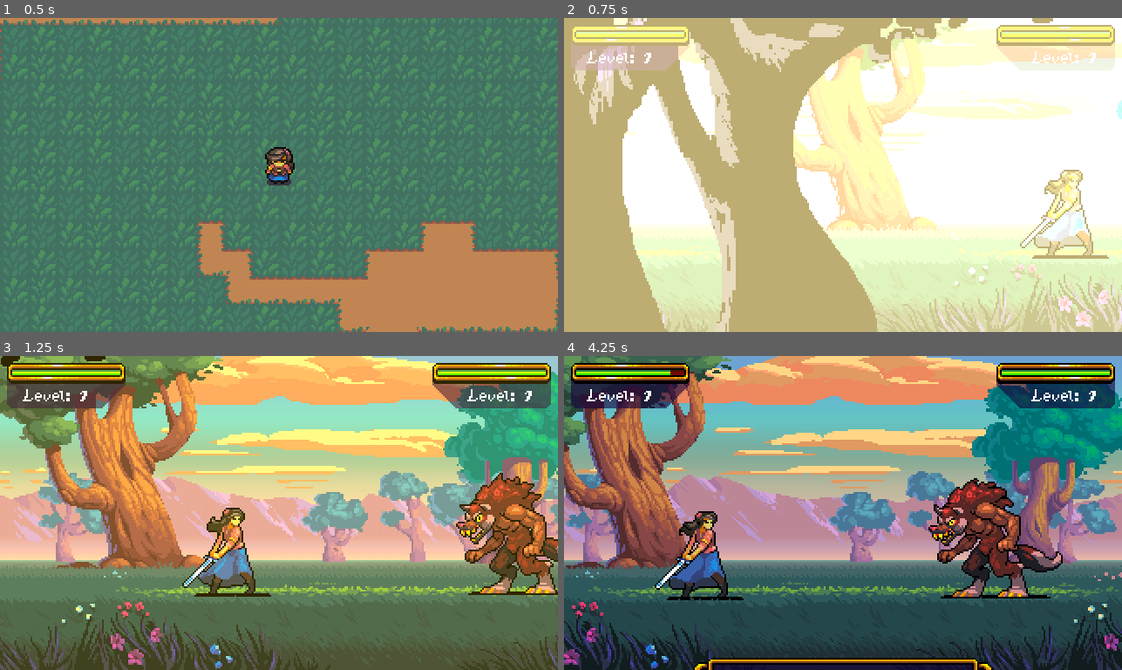
Above: before the commit, frames 1-4 (two rows, left to right).
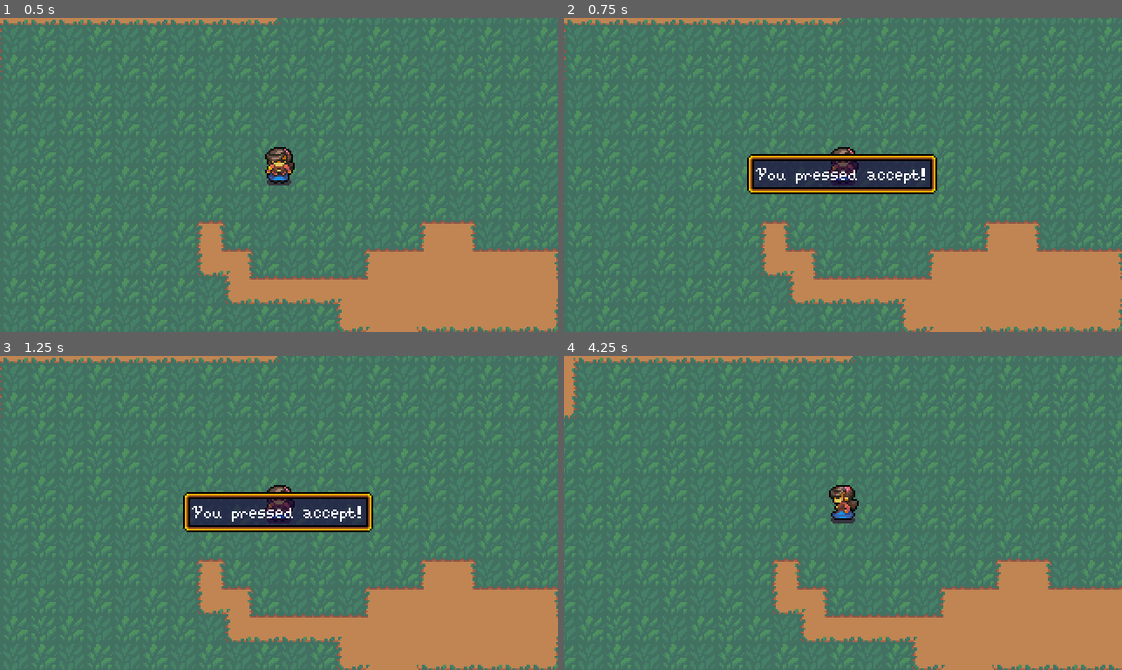
Above: after the commit, the same moments.

Repository: jalder89/RPG-In-Godot
Game: Godot game, scene res://Scenes/Levels/Town.tscn
The game is run twice, just before and just after one commit, with the same random seed, the same clock (stepped at 60 frames per second) and the same inputs.
Inputs:
- Up to frame 1 (0.5 s): no input
- Up to frame 2 (0.75 s): tap Enter (ui_accept) at 0.5 s; hold D (right) from 0.53 s (still down); hold Enter (ui_accept) from 0.53 s (still down)
- Up to frame 3 (1.25 s): keep holding D (right); keep holding Enter (ui_accept)
- Up to frame 4 (4.25 s): release D (right) at 1.28 s; release Enter (ui_accept) at 1.28 s; hold S (down) 1.28-2.03 s; tap Enter (ui_accept) at 1.35, 1.52, 1.82, 2.85, 3.02, 3.32 s; hold D (right) 2.03-2.78 s; hold Enter (ui_accept) 2.03-2.78 s; hold W (up) 2.78-3.53 s; hold A (left) from 3.53 s (still down); hold Enter (ui_accept) from 3.53 s (still down); tap Escape (ui_cancel) at 4.15 s

Frame 1 is identical in both runs. In frame 2, 100% of the frame differs, in the area x 0-100%, y 0-100%; in frame 3, 95%; in frame 4, 95%.

Commit message:
Implemented message display

Diff:
--- a/Scenes/Battle/Animations/BattleAnimations.gd
+++ b/Scenes/Battle/Animations/BattleAnimations.gd
@@ -8,7 +8,7 @@
 
 func _ready() -> void:
 	animation_player.animation_finished.connect(
-		func (animation):
+		func ():
 			animation_finished.emit()
 	)
 
--- a/Scenes/Characters/OverworldPlayer.gd
+++ b/Scenes/Characters/OverworldPlayer.gd
@@ -5,7 +5,7 @@
 
 @onready var animated_sprite_2d = $AnimatedSprite2D
 
-func _physics_process(delta : float) -> void:
+func _physics_process(_delta : float) -> void:
 	var input_vector = Input.get_vector("left", "right", "up", "down")
 	velocity = input_vector * WALK_SPEED
 	move_and_slide()
@@ -17,7 +17,8 @@
 
 func _unhandled_input(event : InputEvent) -> void:
 	if event.is_action_pressed("ui_accept"):
-		SceneStack.push("res://Scenes/Battle/battle.tscn")
+		Events.emit_signal("request_show_message", "You pressed accept!")
+		#SceneStack.push("res://Scenes/Battle/battle.tscn")
 
 func is_moving() -> bool:
 	return velocity != Vector2.ZERO
--- /dev/null
+++ b/Scenes/UI/GlobalUI.tscn
@@ -0,0 +1,9 @@
+[gd_scene load_steps=2 format=3 uid="uid://cjxfb1wjjrvge"]
+
+[ext_resource type="PackedScene" uid="uid://b4sdc0ggi7ysq" path="res://Scenes/UI/MessageDisplay.tscn" id="1_4wf3s"]
+
+[node name="GlobalUI" type="CanvasLayer"]
+layer = 128
+
+[node name="MessageDisplay" parent="." instance=ExtResource("1_4wf3s")]
+visible = false
--- /dev/null
+++ b/Scenes/UI/MessageDisplay.gd
@@ -0,0 +1,19 @@
+extends CenterContainer
+
+
+@onready var label = %Label
+
+func _ready():
+	Events.request_show_message.connect(show_message)
+
+func _input(event : InputEvent) -> void:
+	if not visible: return
+	if event.is_action_pressed("ui_accept") or event.is_action_pressed("ui_cancel"):
+		get_tree().paused = false
+		#get_tree().set_input_as_handled()
+		hide()
+
+func show_message(message : String) -> void:
+	show()
+	get_tree().paused = true
+	label.text = message
--- /dev/null
+++ b/Scenes/UI/MessageDisplay.tscn
@@ -0,0 +1,29 @@
+[gd_scene load_steps=3 format=3 uid="uid://b4sdc0ggi7ysq"]
+
+[ext_resource type="Script" path="res://Scenes/UI/MessageDisplay.gd" id="1_l8xm6"]
+[ext_resource type="Theme" uid="uid://c5ws7dk51qn2g" path="res://Scenes/UI/DefaultTheme.tres" id="1_p06lu"]
+
+[node name="MessageDisplay" type="CenterContainer"]
+process_mode = 3
+anchors_preset = 15
+anchor_right = 1.0
+anchor_bottom = 1.0
+grow_horizontal = 2
+grow_vertical = 2
+script = ExtResource("1_l8xm6")
+
+[node name="PanelContainer" type="PanelContainer" parent="."]
+layout_mode = 2
+theme = ExtResource("1_p06lu")
+
+[node name="MarginContainer" type="MarginContainer" parent="PanelContainer"]
+layout_mode = 2
+theme_override_constants/margin_left = 2
+theme_override_constants/margin_top = 2
+theme_override_constants/margin_right = 2
+theme_override_constants/margin_bottom = 2
+
+[node name="Label" type="Label" parent="PanelContainer/MarginContainer"]
+unique_name_in_owner = true
+layout_mode = 2
+text = "You did something!"
--- /dev/null
+++ b/Scripts/Events.gd
@@ -0,0 +1,4 @@
+extends Node
+
+
+signal request_show_message(message)
--- a/project.godot
+++ b/project.godot
@@ -19,6 +19,8 @@
 
 SceneStack="*res://Scripts/SceneStack.gd"
 ReferenceStash="*res://Scripts/ReferenceStash.gd"
+Events="*res://Scripts/Events.gd"
+GlobalUI="*res://Scenes/UI/GlobalUI.tscn"
 
 [display]
 
@@ -28,12 +30,58 @@
 window/size/window_height_override=720
 window/stretch/mode="canvas_items"
 
-[gui]
+[filesystem]
 
-theme/default_theme_scale=2.5
+import/blender/enabled=false
 
 [input]
 
+ui_accept={
+"deadzone": 0.5,
+"events": [Object(InputEventKey,"resource_local_to_scene":false,"resource_name":"","device":0,"window_id":0,"alt_pressed":false,"shift_pressed":false,"ctrl_pressed":false,"meta_pressed":false,"pressed":false,"keycode":4194309,"physical_keycode":0,"key_label":0,"unicode":0,"echo":false,"script":null)
+, Object(InputEventKey,"resource_local_to_scene":false,"resource_name":"","device":0,"window_id":0,"alt_pressed":false,"shift_pressed":false,"ctrl_pressed":false,"meta_pressed":false,"pressed":false,"keycode":4194310,"physical_keycode":0,"key_label":0,"unicode":0,"echo":false,"script":null)
+, Object(InputEventKey,"resource_local_to_scene":false,"resource_name":"","device":0,"window_id":0,"alt_pressed":false,"shift_pressed":false,"ctrl_pressed":false,"meta_pressed":false,"pressed":false,"keycode":32,"physical_keycode":0,"key_label":0,"unicode":32,"echo":false,"script":null)
+, Object(InputEventKey,"resource_local_to_scene":false,"resource_name":"","device":-1,"window_id":0,"alt_pressed":false,"shift_pressed":false,"ctrl_pressed":false,"meta_pressed":false,"pressed":false,"keycode":0,"physical_keycode":74,"key_label":0,"unicode":106,"echo":false,"script":null)
+]
+}
+ui_cancel={
+"deadzone": 0.5,
+"events": [Object(InputEventKey,"resource_local_to_scene":false,"resource_name":"","device":0,"window_id":0,"alt_pressed":false,"shift_pressed":false,"ctrl_pressed":false,"meta_pressed":false,"pressed":false,"keycode":4194305,"physical_keycode":0,"key_label":0,"unicode":0,"echo":false,"script":null)
+, Object(InputEventKey,"resource_local_to_scene":false,"resource_name":"","device":-1,"window_id":0,"alt_pressed":false,"shift_pressed":false,"ctrl_pressed":false,"meta_pressed":false,"pressed":false,"keycode":0,"physical_keycode":75,"key_label":0,"unicode":107,"echo":false,"script":null)
+]
+}
+ui_left={
+"deadzone": 0.5,
+"events": [Object(InputEventKey,"resource_local_to_scene":false,"resource_name":"","device":0,"window_id":0,"alt_pressed":false,"shift_pressed":false,"ctrl_pressed":false,"meta_pressed":false,"pressed":false,"keycode":4194319,"physical_keycode":0,"key_label":0,"unicode":0,"echo":false,"script":null)
+, Object(InputEventJoypadButton,"resource_local_to_scene":false,"resource_name":"","device":0,"button_index":13,"pressure":0.0,"pressed":false,"script":null)
+, Object(InputEventJoypadMotion,"resource_local_to_scene":false,"resource_name":"","device":0,"axis":0,"axis_value":-1.0,"script":null)
+, Object(InputEventKey,"resource_local_to_scene":false,"resource_name":"","device":-1,"window_id":0,"alt_pressed":false,"shift_pressed":false,"ctrl_pressed":false,"meta_pressed":false,"pressed":false,"keycode":0,"physical_keycode":65,"key_label":0,"unicode":97,"echo":false,"script":null)
+]
+}
+ui_right={
+"deadzone": 0.5,
+"events": [Object(InputEventKey,"resource_local_to_scene":false,"resource_name":"","device":0,"window_id":0,"alt_pressed":false,"shift_pressed":false,"ctrl_pressed":false,"meta_pressed":false,"pressed":false,"keycode":4194321,"physical_keycode":0,"key_label":0,"unicode":0,"echo":false,"script":null)
+, Object(InputEventJoypadButton,"resource_local_to_scene":false,"resource_name":"","device":0,"button_index":14,"pressure":0.0,"pressed":false,"script":null)
+, Object(InputEventJoypadMotion,"resource_local_to_scene":false,"resource_name":"","device":0,"axis":0,"axis_value":1.0,"script":null)
+, Object(InputEventKey,"resource_local_to_scene":false,"resource_name":"","device":-1,"window_id":0,"alt_pressed":false,"shift_pressed":false,"ctrl_pressed":false,"meta_pressed":false,"pressed":false,"keycode":0,"physical_keycode":68,"key_label":0,"unicode":100,"echo":false,"script":null)
+]
+}
+ui_up={
+"deadzone": 0.5,
+"events": [Object(InputEventKey,"resource_local_to_scene":false,"resource_name":"","device":0,"window_id":0,"alt_pressed":false,"shift_pressed":false,"ctrl_pressed":false,"meta_pressed":false,"pressed":false,"keycode":4194320,"physical_keycode":0,"key_label":0,"unicode":0,"echo":false,"script":null)
+, Object(InputEventJoypadButton,"resource_local_to_scene":false,"resource_name":"","device":0,"button_index":11,"pressure":0.0,"pressed":false,"script":null)
+, Object(InputEventJoypadMotion,"resource_local_to_scene":false,"resource_name":"","device":0,"axis":1,"axis_value":-1.0,"script":null)
+, Object(InputEventKey,"resource_local_to_scene":false,"resource_name":"","device":-1,"window_id":0,"alt_pressed":false,"shift_pressed":false,"ctrl_pressed":false,"meta_pressed":false,"pressed":false,"keycode":0,"physical_keycode":87,"key_label":0,"unicode":119,"echo":false,"script":null)
+]
+}
+ui_down={
+"deadzone": 0.5,
+"events": [Object(InputEventKey,"resource_local_to_scene":false,"resource_name":"","device":0,"window_id":0,"alt_pressed":false,"shift_pressed":false,"ctrl_pressed":false,"meta_pressed":false,"pressed":false,"keycode":4194322,"physical_keycode":0,"key_label":0,"unicode":0,"echo":false,"script":null)
+, Object(InputEventJoypadButton,"resource_local_to_scene":false,"resource_name":"","device":0,"button_index":12,"pressure":0.0,"pressed":false,"script":null)
+, Object(InputEventJoypadMotion,"resource_local_to_scene":false,"resource_name":"","device":0,"axis":1,"axis_value":1.0,"script":null)
+, Object(InputEventKey,"resource_local_to_scene":false,"resource_name":"","device":-1,"window_id":0,"alt_pressed":false,"shift_pressed":false,"ctrl_pressed":false,"meta_pressed":false,"pressed":false,"keycode":0,"physical_keycode":83,"key_label":0,"unicode":115,"echo":false,"script":null)
+]
+}
 up={
 "deadzone": 0.5,
 "events": [Object(InputEventKey,"resource_local_to_scene":false,"resource_name":"","device":-1,"window_id":0,"alt_pressed":false,"shift_pressed":false,"ctrl_pressed":false,"meta_pressed":false,"pressed":false,"keycode":0,"physical_keycode":87,"key_label":0,"unicode":119,"echo":false,"script":null)
